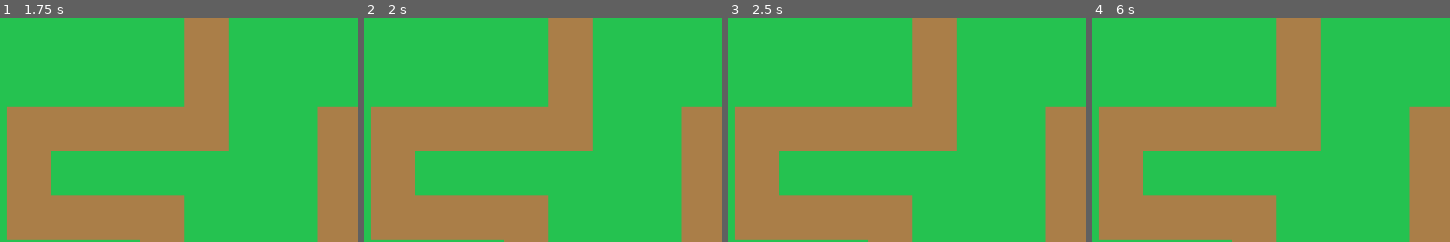
Above: before the commit, frames 1-4 (left to right).
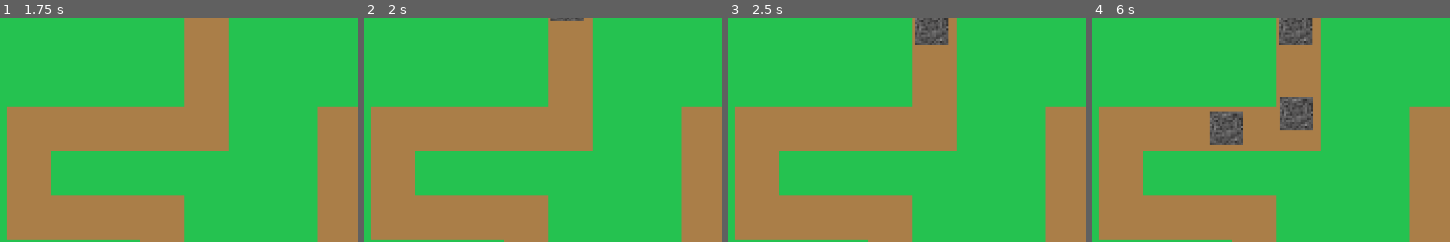
Above: after the commit, the same moments.

Repository: 22basada/TowerDefense2024
Game: Godot game, scene res://scenes/game.tscn
Same seed, same stepped clock (60 frames per second), same inputs: the game is played once before the commit and once after it.
Inputs:
- Up to frame 1 (1.75 s): tap Enter at 0.5 s; tap Space at 1.25 s
- Up to frame 2 (2 s): no input
- Up to frame 3 (2.5 s): tap Enter at 2 s
- Up to frame 4 (6 s): no input
The pictures show only the part of the screen within x 0-50%, y 0-50%; the shares and areas given below are measured in that part.

Frame 1 is identical in both runs. In frame 2, 0.1% of the frame differs, in the area x 51-62%, y 0-2%; in frame 3, 1.1%; in frame 4, 3.9%, in the area x 32-62%, y 0-57%.

Commit message:
28 June
added enemies that follow path

Diff:
--- /dev/null
+++ b/prefabs/Track 1.tscn
@@ -0,0 +1,20 @@
+[gd_scene load_steps=3 format=3 uid="uid://ddnsjgbw0d2lv"]
+
+[ext_resource type="PackedScene" uid="uid://crhloqnyse0e3" path="res://prefabs/stone.tscn" id="1_afnkf"]
+
+[sub_resource type="Curve2D" id="Curve2D_a0pb3"]
+_data = {
+"points": PackedVector2Array(0, 0, 0, 0, 411, -36, 0, 0, 0, 0, 413, 159, 0, 0, 0, 0, 159, 159, 0, 0, 0, 0, 159, 290, 0, 0, 0, 0, 349, 287, 0, 0, 0, 0, 349, 605, 0, 0, 0, 0, 160, 606, 0, 0, 0, 0, 156, 416, 0, 0, 0, 0, 800, 415, 0, 0, 0, 0, 799, 351, 0, 0, 0, 0, 863, 353, 0, 0, 0, 0, 862, 158, 0, 0, 0, 0, 606, 157, 0, 0, 0, 0, 610, 606, 0, 0, 0, 0, 990, 606, 0, 0, 0, 0, 991, 480, 0, 0, 0, 0, 1056, 481, 0, 0, 0, 0, 1055, 290, 0, 0, 0, 0, 1207, 290)
+}
+point_count = 19
+
+[node name="Track 1" type="Path2D"]
+curve = SubResource("Curve2D_a0pb3")
+
+[node name="PathFollow2D" type="PathFollow2D" parent="."]
+position = Vector2(411, -36)
+rotation = -0.000194479
+rotates = false
+loop = false
+
+[node name="stone" parent="PathFollow2D" instance=ExtResource("1_afnkf")]
--- a/prefabs/basic_turret.tscn
+++ /dev/null
@@ -1,15 +0,0 @@
-[gd_scene load_steps=3 format=3 uid="uid://dqe6ib6gdntc4"]
-
-[ext_resource type="Texture2D" uid="uid://c8qg2x0qlbb4h" path="res://icon.svg" id="1_7jsru"]
-
-[sub_resource type="RectangleShape2D" id="RectangleShape2D_t1lgv"]
-
-[node name="basic_turret" type="Area2D"]
-
-[node name="Sprite2D" type="Sprite2D" parent="."]
-position = Vector2(-1.90735e-06, -0.124999)
-scale = Vector2(0.15625, 0.158203)
-texture = ExtResource("1_7jsru")
-
-[node name="CollisionShape2D" type="CollisionShape2D" parent="."]
-shape = SubResource("RectangleShape2D_t1lgv")
--- a/prefabs/stone.tscn
+++ b/prefabs/stone.tscn
@@ -1,15 +1,19 @@
-[gd_scene load_steps=3 format=3 uid="uid://rvtt3seftrj2"]
+[gd_scene load_steps=4 format=3 uid="uid://crhloqnyse0e3"]
 
-[ext_resource type="Texture2D" uid="uid://c4snogs3stlfy" path="res://Sprites/stone texture placeholder.png" id="1_v23n7"]
+[ext_resource type="Script" path="res://scripts/stone.gd" id="1_i0yqe"]
+[ext_resource type="Texture2D" uid="uid://c4snogs3stlfy" path="res://Sprites/stone texture placeholder.png" id="2_sqk4o"]
 
-[sub_resource type="RectangleShape2D" id="RectangleShape2D_mus33"]
+[sub_resource type="RectangleShape2D" id="RectangleShape2D_c4eqa"]
+size = Vector2(48, 49)
 
-[node name="stone" type="Area2D"]
+[node name="stone" type="CharacterBody2D"]
+script = ExtResource("1_i0yqe")
 
 [node name="Sprite2D" type="Sprite2D" parent="."]
-position = Vector2(-4.76837e-07, 4.76837e-07)
-scale = Vector2(1.25, 1.25)
-texture = ExtResource("1_v23n7")
+texture_filter = 1
+scale = Vector2(3, 3)
+texture = ExtResource("2_sqk4o")
 
 [node name="CollisionShape2D" type="CollisionShape2D" parent="."]
-shape = SubResource("RectangleShape2D_mus33")
+position = Vector2(0, 0.5)
+shape = SubResource("RectangleShape2D_c4eqa")
--- a/scenes/game.tscn
+++ b/scenes/game.tscn
@@ -1,7 +1,8 @@
-[gd_scene load_steps=6 format=3 uid="uid://dj8fkbvhd1o2t"]
+[gd_scene load_steps=7 format=3 uid="uid://dj8fkbvhd1o2t"]
 
 [ext_resource type="Texture2D" uid="uid://daupgcn3pskv" path="res://Sprites/tilemap placeholder 2.png" id="1_bow14"]
 [ext_resource type="Texture2D" uid="uid://1w33xe8jlp4b" path="res://Sprites/tilemap 3.png" id="1_n7oyk"]
+[ext_resource type="Script" path="res://scripts/PathSpawner.gd" id="3_6uqr7"]
 
 [sub_resource type="TileSetAtlasSource" id="TileSetAtlasSource_hwwsh"]
 texture = ExtResource("1_n7oyk")
@@ -72,3 +73,12 @@
 tile_set = SubResource("TileSet_l0ulh")
 format = 2
 layer_0/tile_data = PackedInt32Array(17, 196608, 4, 16, 262144, 1, 15, 262144, 1, 14, 262144, 1, 13, 262144, 1, 12, 262 …(3516 unchanged characters)…
+
+[node name="PathSpawner" type="Node2D" parent="."]
+script = ExtResource("3_6uqr7")
+
+[node name="Timer" type="Timer" parent="PathSpawner"]
+wait_time = 1.75
+autostart = true
+
+[connection signal="timeout" from="PathSpawner/Timer" to="PathSpawner" method="_on_timer_timeout"]
--- /dev/null
+++ b/scripts/PathSpawner.gd
@@ -0,0 +1,7 @@
+extends Node2D
+
+@onready var path = preload("res://prefabs/Track 1.tscn")
+
+func _on_timer_timeout():
+	var temp_path = path.instantiate()
+	add_child(temp_path)
--- /dev/null
+++ b/scripts/stone.gd
@@ -0,0 +1,8 @@
+extends CharacterBody2D
+
+@export var speed = 70
+
+func _process(delta):
+	get_parent().set_progress(get_parent().get_progress() +speed*delta)
+	if get_parent().get_progress_ratio() == 1:
+		queue_free()
